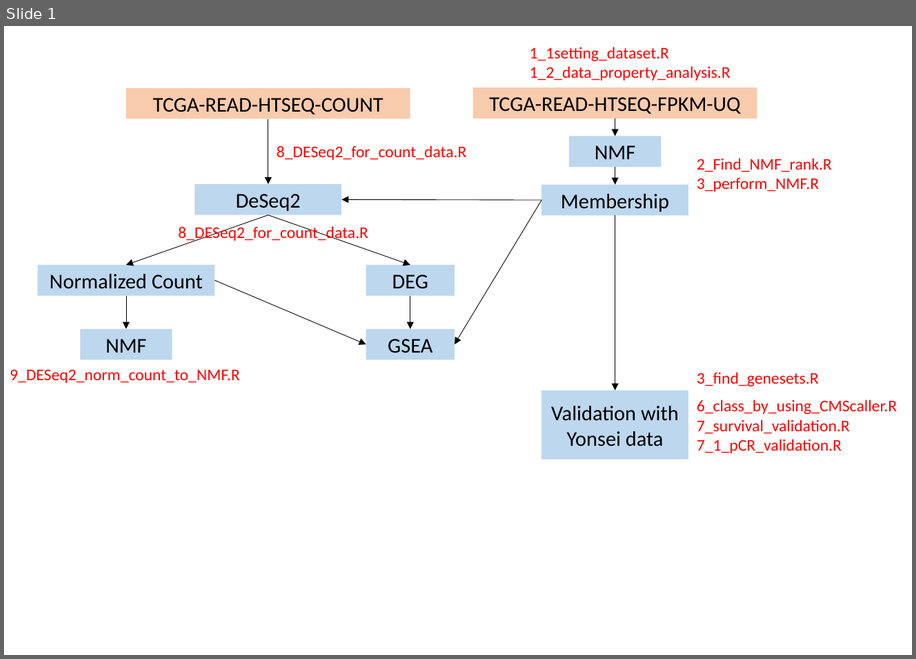
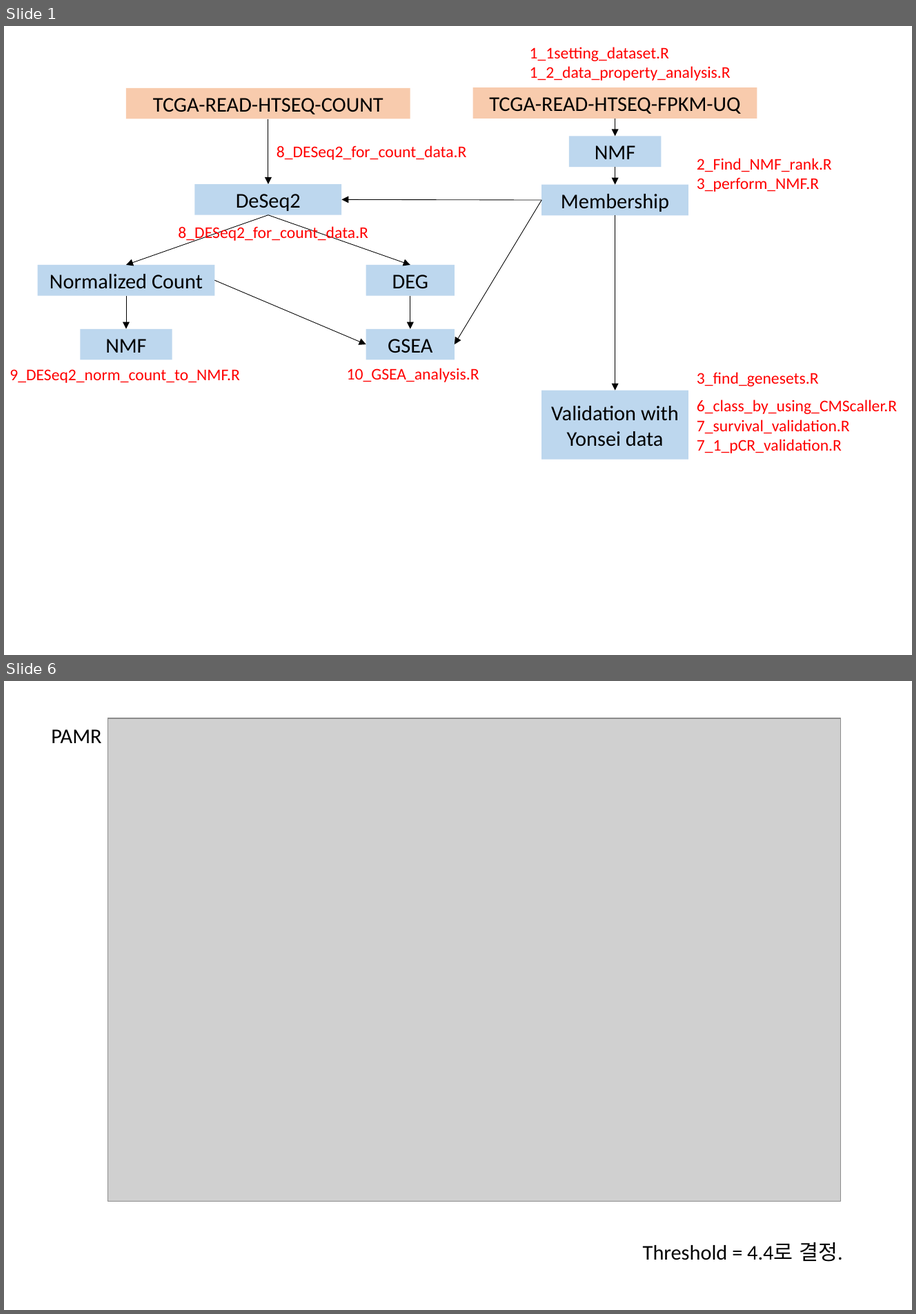
Before and after one commit to leeym950/NMF_Rectal_Cancer, a slide deck: Introduction.pptx. Shown one above the other, each under a label of ours: slide 1 before the commit, slides 1 and 6 after it; the slides between them are not shown. The pictures are 916x659 and 916x1314 pixels, drawn with LibreOffice and Linux fonts; fonts in the diff are those of the drawing; grey boxes stand for pictures. Boxes give left, top, right and bottom in pixels: in the first picture for what was removed or moved away, otherwise in the second. Text is boxed around its words. In the diff, an @@ line names an element or a change of style, - is before the commit and + after.

```diff
--- a/Introduction.pptx
+++ b/Introduction.pptx
@@ slide 6 added at <box>4,681,912,1310</box>, background #FFFFFF @@
@@ picture added at <box>108,718,841,1201</box> @@
@@ text added at <box>51,729,101,743</box>, 18 pt, text #000000 @@
+PAMR
@@ text added at <box>643,1242,843,1261</box>, 18 pt, text #000000 @@
+Threshold = 4.4로 결정.
@@ slide 1 changed as well @@
@@ text added at <box>347,368,479,382</box>, 14 pt, text #FF0000 @@
+10_GSEA_analysis.R
```
Also in this commit, not shown: 17 other slides added.
